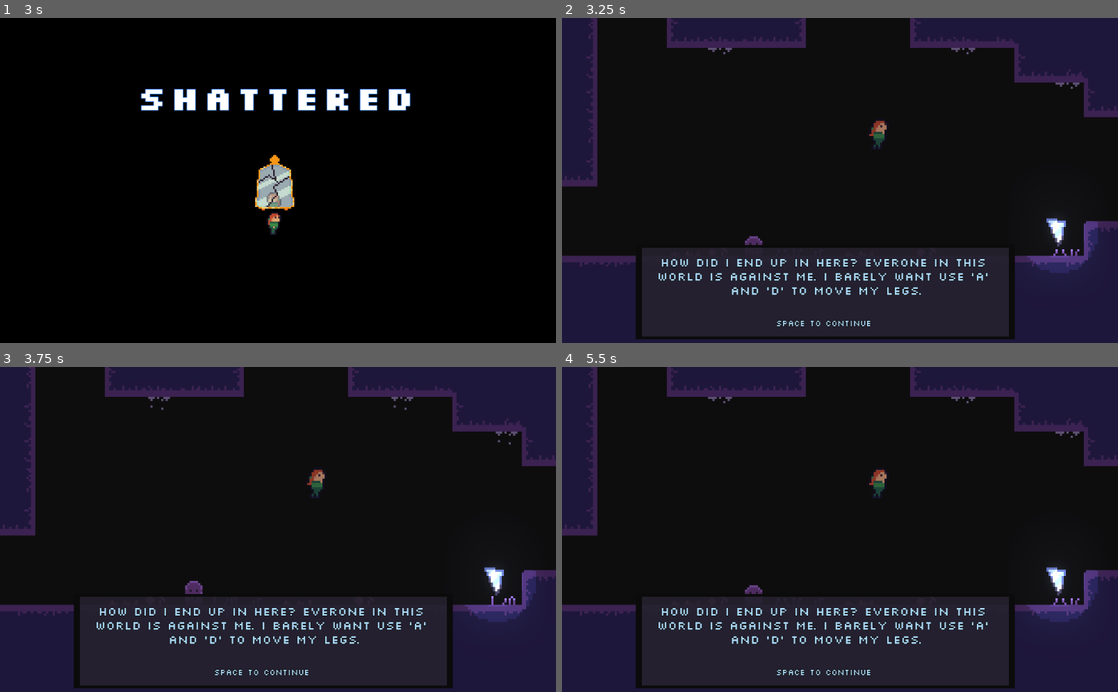
Above: before the commit, frames 1-4 (two rows, left to right).
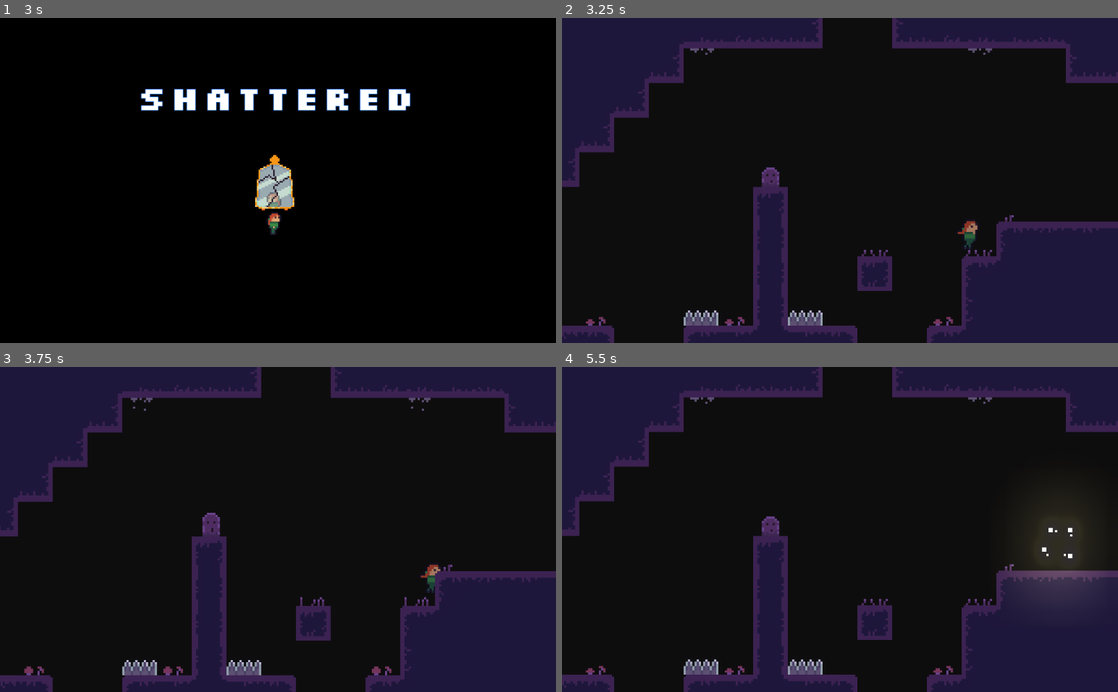
Above: after the commit, the same moments.

Repository: voidboxgames/escave
Game: Godot game, scene res://assets/scenes/Intro.tscn
Same seed, same stepped clock (60 frames per second), same inputs: the game is played once before the commit and once after it.
Inputs:
- Up to frame 1 (3 s): tap Enter at 0.5, 1.25, 2 s; hold J (jump) 0.53-1.28 s; hold D (right) 0.53-2.03 s; tap K (dash) at 0.6, 1.55, 2.1 s; tap J (jump) at 1.35, 1.52, 1.82 s; hold A (left) 2.03-2.78 s; hold J (jump) 2.03-2.78 s; tap Space at 2.75, 2.85 s; hold D (right) from 2.78 s (still down)
- Up to frame 2 (3.25 s): keep holding D (right); tap J (jump) at 3.02 s; tap K (dash) at 3.05 s
- Up to frame 3 (3.75 s): keep holding D (right); tap J (jump) at 3.32 s; hold J (jump) from 3.53 s (still down); tap K (dash) at 3.6 s
- Up to frame 4 (5.5 s): tap Enter at 4.25 s; release D (right) at 4.28 s; release J (jump) at 4.28 s; hold A (left) 4.28-5.03 s; tap J (jump) at 4.35, 4.52, 4.82 s; tap K (dash) at 4.55, 5.1 s; hold D (right) from 5.03 s (still down); hold J (jump) from 5.03 s (still down)

Frame 1 is identical in both runs. In frame 2, 31% of the frame differs, in the area x 0-100%, y 0-100%; in frame 3, 31%; in frame 4, 32%.

Commit message:
fix bridge null ref, add respawns after fall

Diff:
--- a/assets/scenes/Level.gd
+++ b/assets/scenes/Level.gd
@@ -6,14 +6,12 @@
 
 var current_color = Color("b8b5d0")
 
-# Called when the node enters the scene tree for the first time.
 func _ready() -> void:
 	BackgroundMusic.autoplay = true
 	BackgroundMusic.stream_paused = false
 	BackgroundMusic.play()
 	VisualServer.set_default_clear_color(clear_color)
 	$EndLayer/Endfade.color = Color("00ffffff")
-	pass # Replace with function body.
 
 func _on_Player_dead() -> void:
 	$YSort/Player.respawn(current_respawn.position)
--- a/assets/scenes/Testworld.tscn
+++ b/assets/scenes/Testworld.tscn
@@ -492,7 +492,10 @@
 [node name="YSort" type="YSort" parent="."]
 
 [node name="Player" parent="YSort" instance=ExtResource( 1 )]
-position = Vector2( 16.1499, -11.6742 )
+position = Vector2( 8.92972, -141.353 )
+current_max_speed = 100
+max_dashes = 2
+can_jump = true
 
 [node name="gruond" type="TileMap" parent="YSort"]
 tile_set = SubResource( 35 )
@@ -610,6 +613,12 @@
 zoom = Vector2( 0.25, 0.25 )
 
 [node name="Respawns" type="Node" parent="YSort/Rooms/Room9"]
+
+[node name="R1" type="Position2D" parent="YSort/Rooms/Room9/Respawns"]
+position = Vector2( -206.861, 365 )
+
+[node name="R2" type="Position2D" parent="YSort/Rooms/Room9/Respawns"]
+position = Vector2( -375.939, 371.81 )
 
 [node name="Room11" type="Camera2D" parent="YSort/Rooms"]
 position = Vector2( -7.78917, 356.309 )
--- a/assets/scenes/Trigger.gd
+++ b/assets/scenes/Trigger.gd
@@ -1,18 +1,15 @@
 extends Node
-
-# Called when the node enters the scene tree for the first time.
-func _ready() -> void:
-	pass # Replace with function body.
-
-
 
 func _on_Area2D_body_shape_entered(body_id: int, body: Node, body_shape: int, area_shape: int) -> void:
 	if body is Player:
+		if !get_parent().has_node("Bridges/Bridge"):
+			return
 		get_parent().get_node("Bridges/Bridge").queue_free()
 
-
 func _on_Bridge1Trigger2_body_shape_entered(body_id: int, body: Node, body_shape: int, area_shape: int) -> void:
-	if body is Player and get_parent().has_node("Bridges/Bridge2"):
+	if body is Player:
+		if !get_parent().has_node("Bridges/Bridge2"):
+			return
 		get_parent().get_node("Bridges/Bridge2").queue_free()
 
 func _on_Mirror_finished() -> void:
